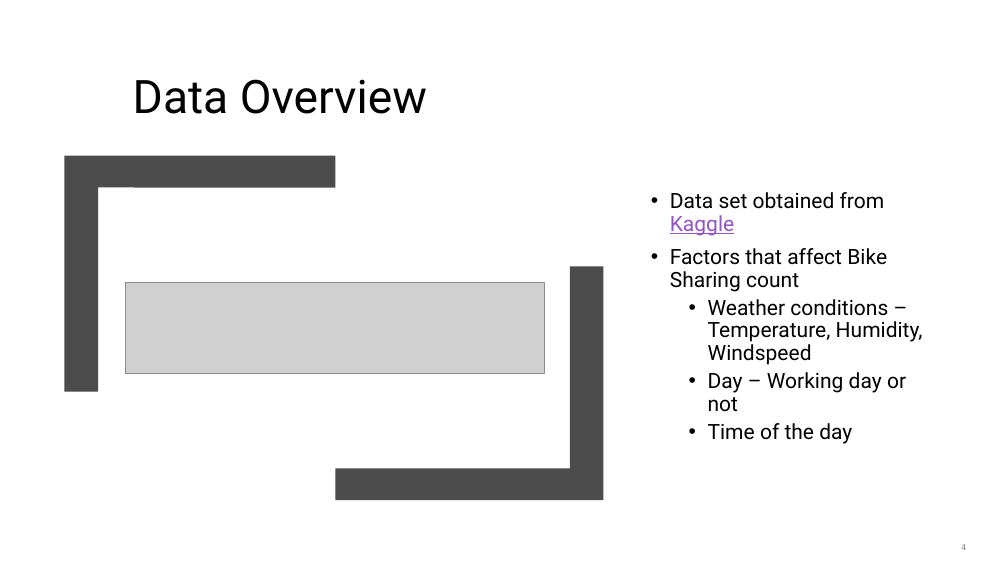
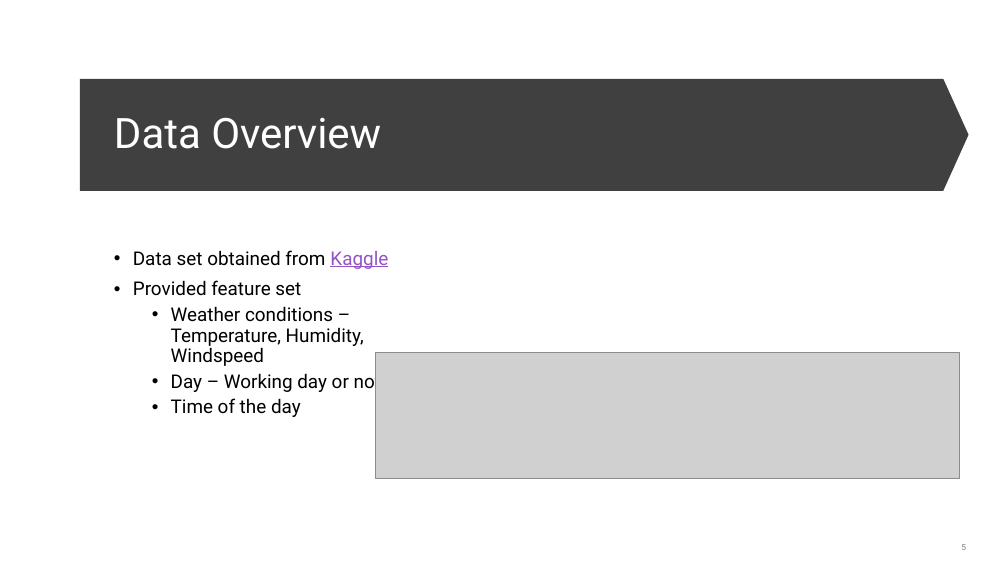
Before and after one commit to shashankvmaiya/Bike-Sharing-Demand-Prediction, a slide deck: slide 5 of Reports/Final_Presentation.pptx (slide 4 before the commit). Drawn at 1008x567 pixels with LibreOffice and Linux fonts; fonts in the diff are those of the drawing; grey boxes stand for pictures. Boxes give left, top, right and bottom in pixels: in the first picture for what was removed or moved away, otherwise in the second. Text is boxed around its words. In the diff, an @@ line names an element or a change of style, - is before the commit and + after.

```diff
--- a/Reports/Final_Presentation.pptx
+++ b/Reports/Final_Presentation.pptx
@@ down arrow added at (79,79,969,191), fill #404040 @@
@@ title "Data Overview": place and size @@
-title "Data Overview" at (133,79,427,114)
+title "Data Overview" at (114,117,381,149)
@@ title "Data Overview" at (114,117,381,149): size 44 to 40 pt, text colour #000000 to #FFFFFF; vertical alignment bottom to middle @@
@@ freeform shape removed at (64,156,335,392) @@
@@ text "Data set obtained from Kaggle": place and size @@
-text "Data set obtained from Kaggle" at (670,192,923,444)
+text "Data set obtained from Kaggle" at (133,250,388,417)
@@ text "Data set obtained from Kaggle" at (133,250,388,417): vertical alignment middle to top @@
@@ text at (133,250,388,417): size 20 to 18 pt in "Data set obtained from Kaggle", "Weather conditions – Temperature, Humidity, Windspeed", "Day – Working day or not", "Time of the day" @@
@@ freeform shape removed at (336,266,604,500) @@
@@ text at (133,280,301,296): text changed; size 20 to 18 pt @@
-• Factors that affect Bike Sharing count
+• Provided feature set
@@ picture: place and size @@
-picture at (126,283,544,373)
+picture at (375,352,960,478)
```
Also in this commit, not shown: 19 other slides changed, 11 slides added, 6 slides removed, 21 other files.
